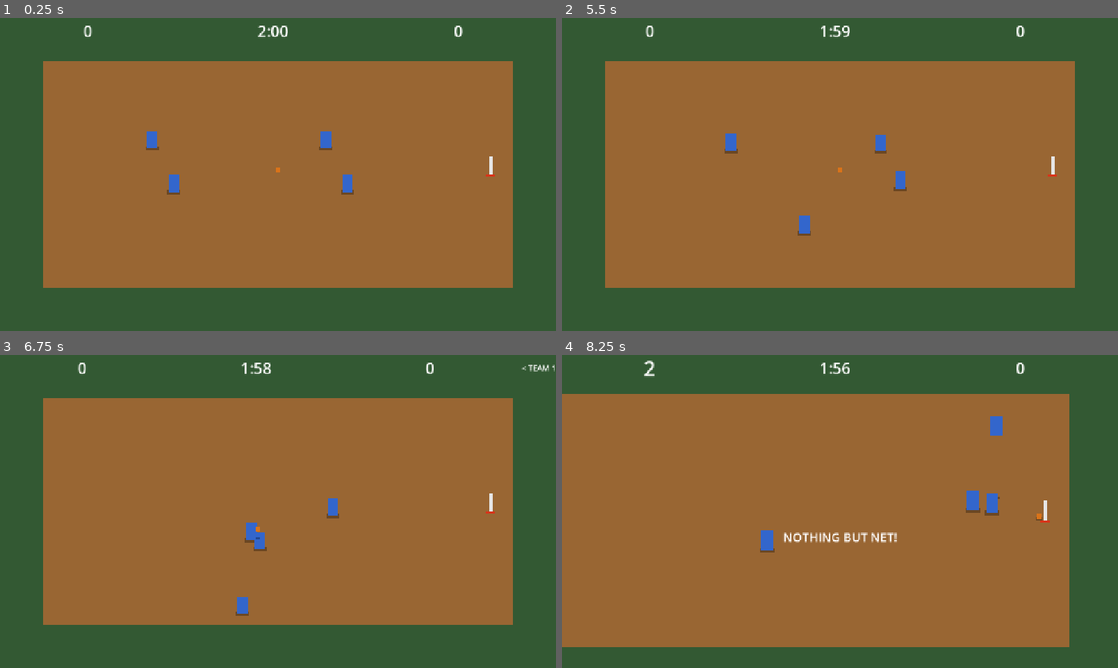
Above: before the commit, frames 1-4 (two rows, left to right).
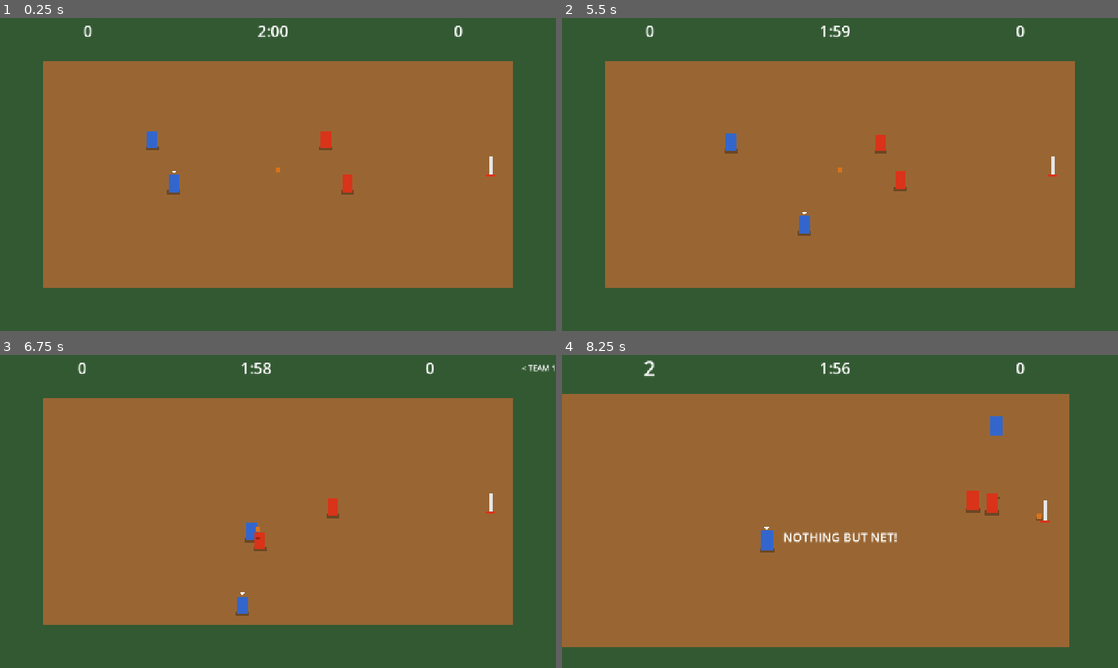
Above: after the commit, the same moments.

Repository: kfiggins/nba-jam-clone
Game: Godot game, scene res://scenes/main/main.tscn
Two runs of this game, one before a commit and one after it. Both use one fixed random seed, a clock stepped at 60 frames per second and the inputs below.
Inputs (mouse positions are in pixels of both pictures, inside the frame that each line leads up to):
- Up to frame 1 (0.25 s): no input
- Up to frame 2 (5.5 s): tap Enter at 0.5 s; move the mouse to (962, 158) at 0.52 s; hold D (move_right) 0.53-1.25 s; tap Down (p2_move_down) at 0.6 s; click (962, 158) at 0.67 s; drag from (728, 190) to (840, 171) at 1.27 s; tap R (restart) at 2, 3.5, 5 s; move the mouse to (895, 105) at 2.02 s; hold D (move_right) 2.03-2.75 s; tap Right (p2_move_right) at 2.1 s; drag from (812, 237) to (673, 127) at 2.77 s; move the mouse to (1006, 221) at 3.52 s; hold A (move_left) 3.53-4.25 s; tap K (pass_ball) at 3.6 s; drag from (673, 127) to (840, 171) at 4.27 s; move the mouse to (867, 174) at 5.02 s; hold S (move_down) from 5.03 s (still down); tap L (turbo) at 5.1 s; click (867, 174) at 5.17 s
- Up to frame 3 (6.75 s): release S (move_down) at 5.75 s; drag from (194, 433) to (166, 527) at 5.77 s; move the mouse to (400, 495) at 6.52 s; hold W (move_up) from 6.53 s (still down); tap Alt at 6.6 s
- Up to frame 4 (8.25 s): release W (move_up) at 7.25 s; drag from (728, 527) to (878, 511) at 7.27 s; move the mouse to (895, 442) at 8.02 s; hold S (move_down) from 8.03 s (still down); tap Down (p2_move_down) at 8.1 s

The runs differ from the first frame. In frame 1, 0.2% of the frame differs, in the area x 31-64%, y 36-56%; in frame 2, 0.2%; in frame 3, 0.2%; in frame 4, 0.3%, in the area x 36-79%, y 43-56%.

Commit message:
Implement Phase 17: Team color differentiation — blue vs red teams with human indicator
Team 1 renders blue, Team 2 renders red. Human-controlled player gets a white
arrow indicator above their head. Also adds phase docs for phases 17-20 tracking
the remaining bug fixes (menus, boundaries, two baskets).

Co-Authored-By: Claude Opus 4.6 <noreply@anthropic.com>

Diff:
--- a/scenes/player/player.gd
+++ b/scenes/player/player.gd
@@ -48,13 +48,45 @@
 @onready var state_machine: StateMachine = $StateMachine
 
 
+## Team colors
+const TEAM_COLORS := {
+	1: Color(0.2, 0.4, 0.8, 1),   # Blue
+	2: Color(0.85, 0.2, 0.1, 1),   # Red
+}
+
+
 func _ready() -> void:
 	turbo = GameConfig.data.turbo_max
 	add_to_group("players")
+	_apply_team_color()
+	if is_human:
+		_add_human_indicator()
 	# Initialize state machine (states already indexed in StateMachine._ready)
 	var idle := state_machine.get_state("Idle")
 	if idle:
 		state_machine.initialize(idle)
+
+
+func _apply_team_color() -> void:
+	if not sprite or not sprite.has_node("BodySprite"):
+		return
+	var body_sprite := sprite.get_node("BodySprite") as ColorRect
+	if body_sprite:
+		body_sprite.color = TEAM_COLORS.get(team, Color.WHITE)
+
+
+func _add_human_indicator() -> void:
+	if not sprite:
+		return
+	var indicator := Polygon2D.new()
+	indicator.name = "HumanIndicator"
+	indicator.polygon = PackedVector2Array([
+		Vector2(-6, -48),
+		Vector2(6, -48),
+		Vector2(0, -42),
+	])
+	indicator.color = Color.WHITE
+	sprite.add_child(indicator)
 
 
 func _physics_process(delta: float) -> void:
--- a/tests/test_player.gd
+++ b/tests/test_player.gd
@@ -296,3 +296,37 @@
 	var air_vel := _player.velocity.length()
 
 	assert_lt(air_vel, full_vel, "Air control should reduce movement")
+
+
+# -- Team Colors --
+
+func test_team_1_gets_blue_color() -> void:
+	_add_full_player()
+	_player.team = 1
+	_player._apply_team_color()
+	var body := _player.get_node("Sprite/BodySprite") as ColorRect
+	assert_eq(body.color, Color(0.2, 0.4, 0.8, 1), "Team 1 should be blue")
+
+
+func test_team_2_gets_red_color() -> void:
+	_player = load("res://scenes/player/player.tscn").instantiate()
+	_player.team = 2
+	add_child(_player)
+	var body := _player.get_node("Sprite/BodySprite") as ColorRect
+	assert_eq(body.color, Color(0.85, 0.2, 0.1, 1), "Team 2 should be red")
+
+
+func test_human_player_has_indicator() -> void:
+	_player = load("res://scenes/player/player.tscn").instantiate()
+	_player.is_human = true
+	add_child(_player)
+	var indicator := _player.get_node_or_null("Sprite/HumanIndicator")
+	assert_not_null(indicator, "Human player should have an indicator")
+
+
+func test_ai_player_has_no_indicator() -> void:
+	_player = load("res://scenes/player/player.tscn").instantiate()
+	_player.is_human = false
+	add_child(_player)
+	var indicator := _player.get_node_or_null("Sprite/HumanIndicator")
+	assert_null(indicator, "AI player should not have an indicator")
Not shown, changed: CLAUDE.md
Not shown, added: docs/phases/phase-17-team-colors.md
Not shown, added: docs/phases/phase-18-menus.md
Not shown, added: docs/phases/phase-19-player-boundaries.md
Not shown, added: docs/phases/phase-20-two-baskets.md
